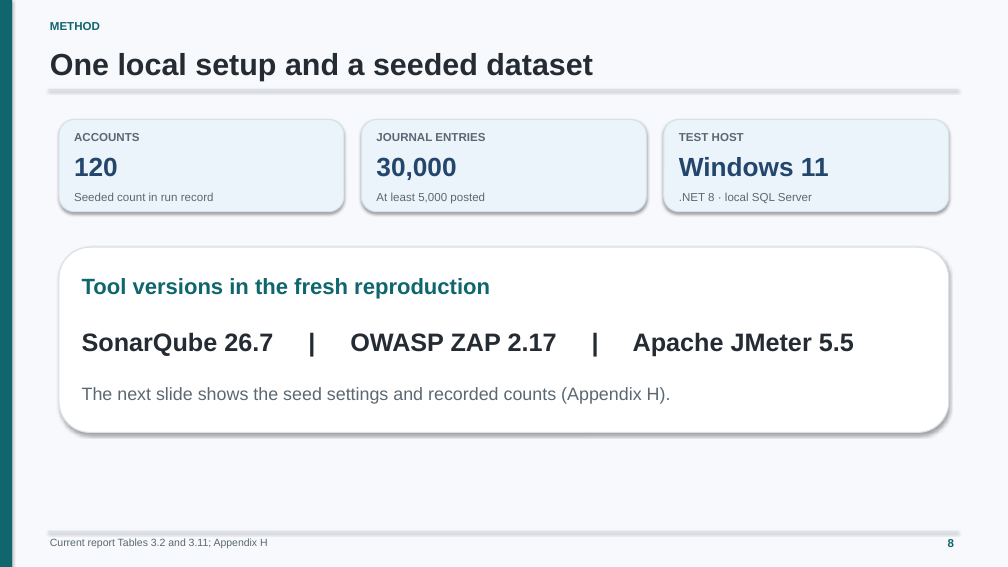
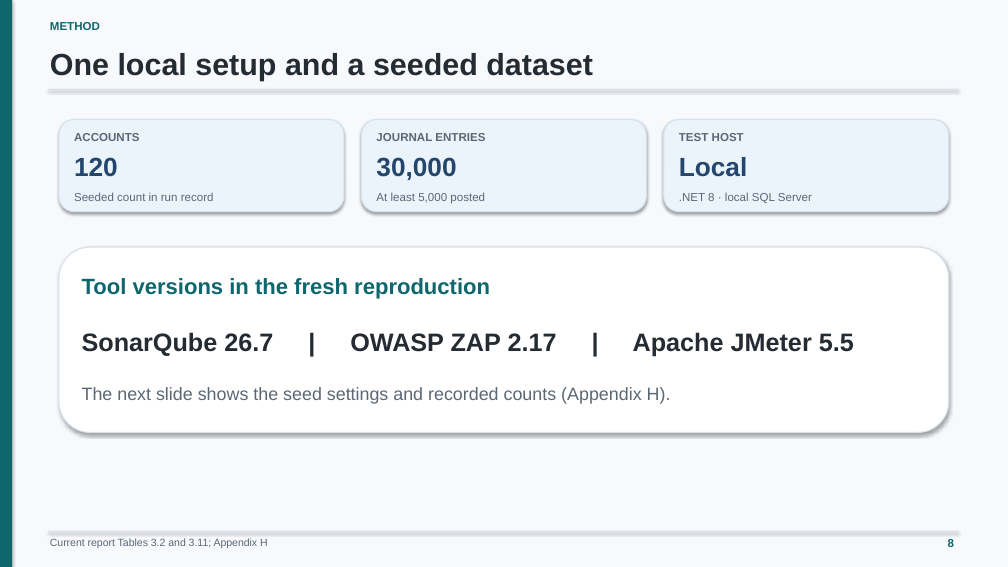
Before and after one commit to minatozaki98/financial-accounting, a slide deck: slide 8 of Document/outputs/final-defense/G6519692_Zaw_Ye_Htut_Ko_Final_Thesis_Defense.pptx. Drawn at 1008x567 pixels with LibreOffice and Linux fonts; fonts in the diff are those of the drawing. Boxes give left, top, right and bottom in pixels: in the first picture for what was removed or moved away, otherwise in the second. Text is boxed around its words. In the diff, an @@ line names an element or a change of style, - is before the commit and + after.

```diff
--- a/Document/outputs/final-defense/G6519692_Zaw_Ye_Htut_Ko_Final_Thesis_Defense.pptx
+++ b/Document/outputs/final-defense/G6519692_Zaw_Ye_Htut_Ko_Final_Thesis_Defense.pptx
@@ text at [679,157,747,177]: text changed @@
-Windows 11
+Local
```
Also in this commit, not shown: 5 other slides changed, 1 slide added, 1 slide removed, 2 other files.
